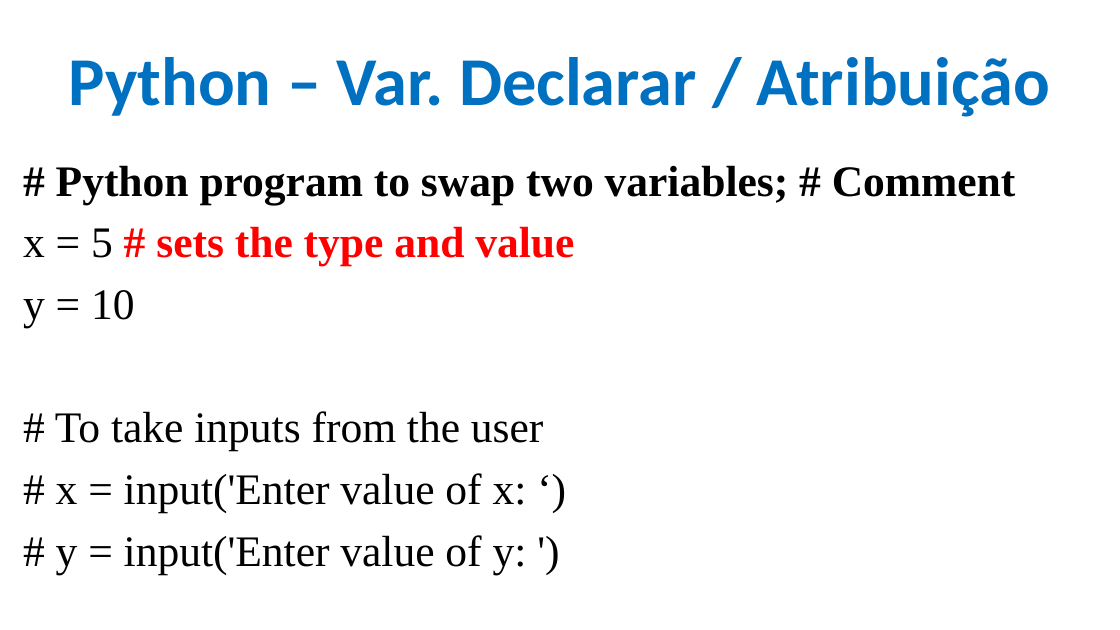
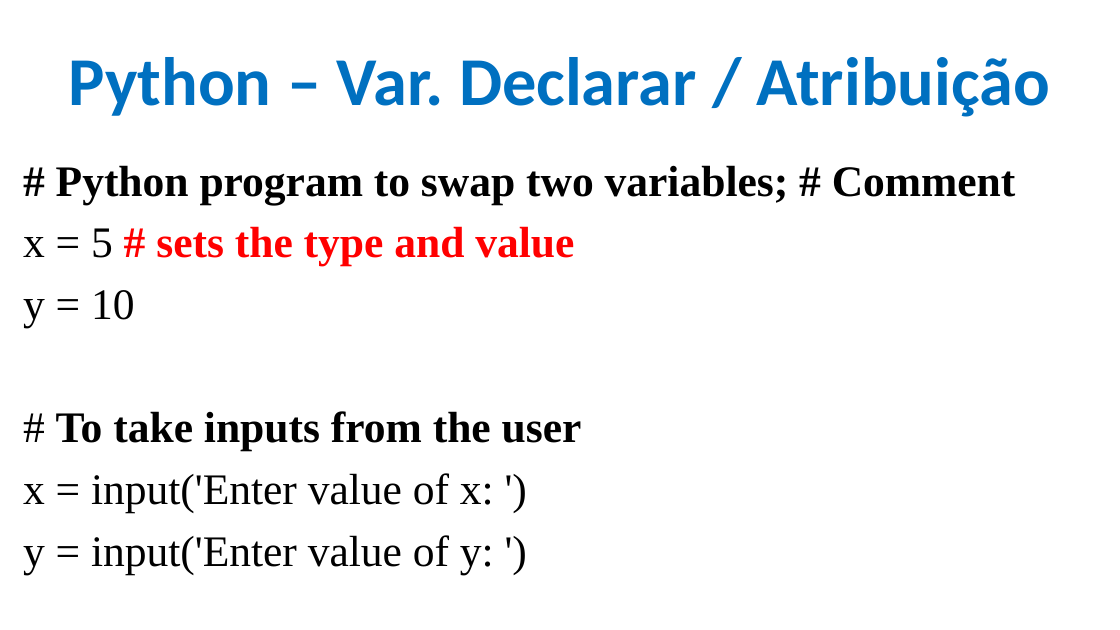
Before and after one commit to CloudEducationBrazil/WydenPythonParadigmas, a slide deck: slide 6 of 01 Classes/Aula 02 Programação Python - Variáveis e Expressões.pptx. Drawn at 1120x630 pixels with LibreOffice and Linux fonts; fonts in the diff are those of the drawing; background and template pictures are left out. Boxes give left, top, right and bottom in pixels: in the first picture for what was removed or moved away, otherwise in the second. Text is boxed around its words. In the diff, an @@ line names an element or a change of style, - is before the commit and + after.

```diff
--- a/01 Classes/Aula 02 Programação Python - Variáveis e Expressões.pptx
+++ b/01 Classes/Aula 02 Programação Python - Variáveis e Expressões.pptx
@@ text at (56,411,582,451): bold on in "To take inputs from the user" @@
@@ text at (23,473,494,574): text changed @@
-# x = input('Enter value of x: ‘)
-# y = input('Enter value of y: ')
+x = input('Enter value of x: ')
+y = input('Enter value of y: ')
```
Also in this commit, not shown: 3 other slides changed, 2 other files.
